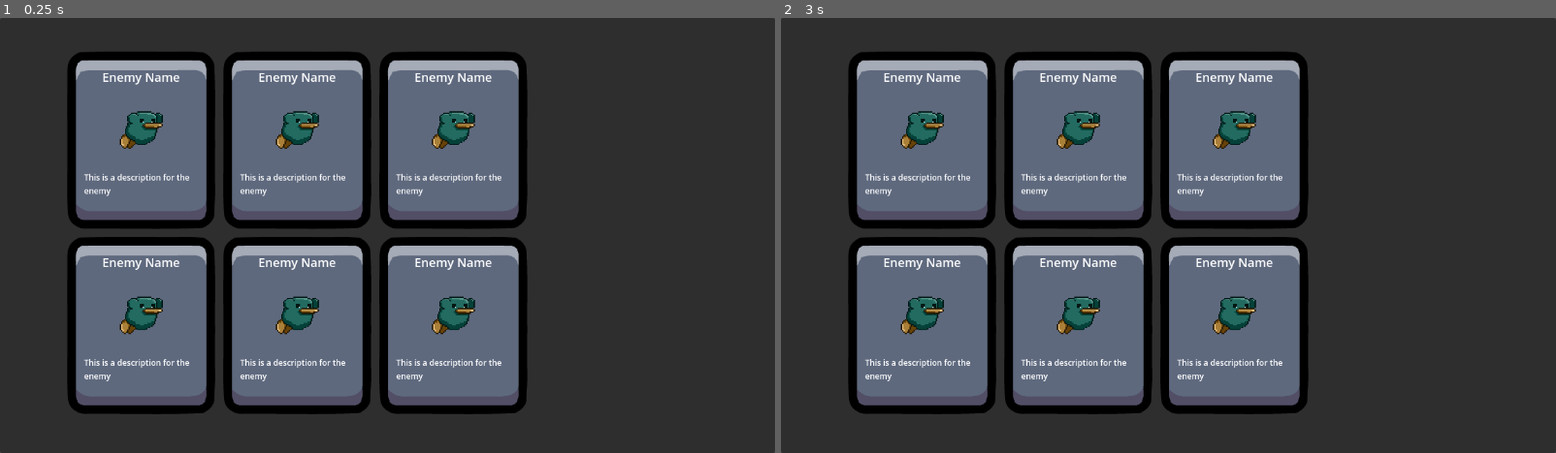
Above: before the commit, frames 1-2 (left to right).
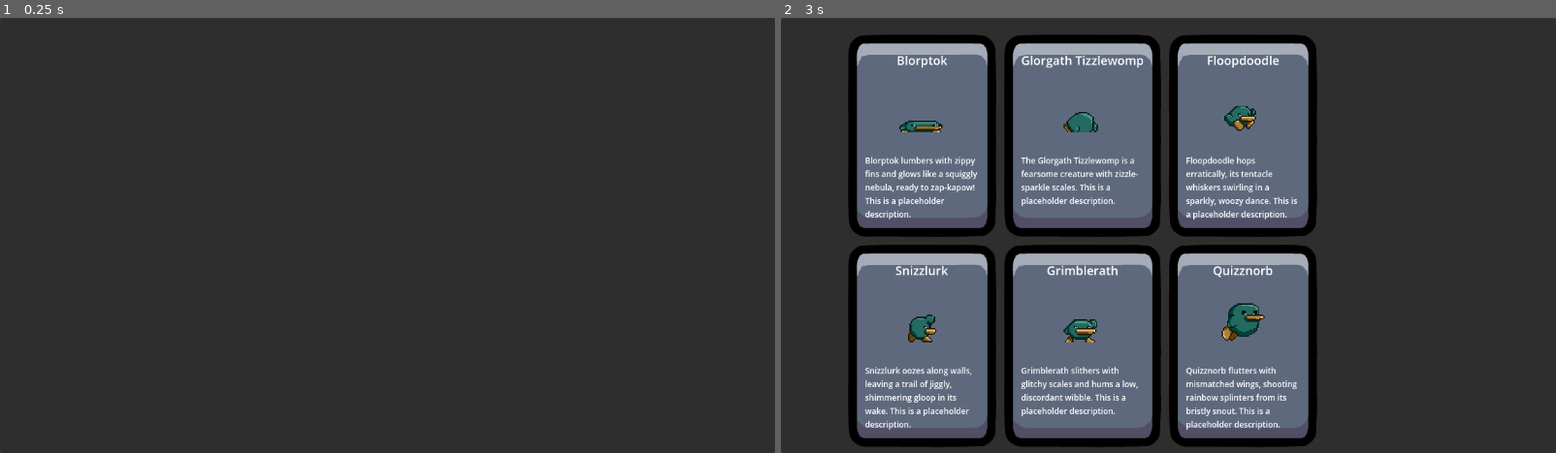
Above: after the commit, the same moments.

Repository: wildkind-gg/godot-wild-jam_68
Game: Godot game, scene res://Scenes/bounty_board/bounty_board.tscn
Two runs of this game, one before a commit and one after it. Both use one fixed random seed, a clock stepped at 60 frames per second and the inputs below. This scene is started directly instead of the project's main scene.
Inputs (mouse positions are in pixels of both pictures, inside the frame that each line leads up to):
- Up to frame 1 (0.25 s): no input
- Up to frame 2 (3 s): click (920, 139) at 0.52 s; click (920, 139) at 1.27 s; click (920, 139) at 2.02 s; tap Enter at 2.75 s; hold Enter from 2.78 s (still down)

The runs differ from the first frame. In frame 1, 46% of the frame differs, in the area x 8-69%, y 7-92%; in frame 2, 27%.

Commit message:
Setting up initialziation/item generation for bounty board.

Diff:
--- /dev/null
+++ b/Resources/_temp_enemy_ui_data/_temp_enemy_1.tres
@@ -0,0 +1,10 @@
+[gd_resource type="Resource" script_class="EnemyUiData" load_steps=3 format=3 uid="uid://b4sumg3qubbsi"]
+
+[ext_resource type="Script" path="res://Resources/_temp_enemy_ui_data/enemy_ui_data.gd" id="1_rj56o"]
+[ext_resource type="Texture2D" uid="uid://do8esrbwgy37s" path="res://_Art/Player/DuckyV2/Ducky/Spritesheets/crouch.png" id="2_yefw8"]
+
+[resource]
+script = ExtResource("1_rj56o")
+display_name = "Blorptok"
+description = "Blorptok lumbers with zippy fins and glows like a squiggly nebula, ready to zap-kapow! This is a placeholder description."
+texture = ExtResource("2_yefw8")
--- /dev/null
+++ b/Resources/_temp_enemy_ui_data/_temp_enemy_2.tres
@@ -0,0 +1,10 @@
+[gd_resource type="Resource" script_class="EnemyUiData" load_steps=3 format=3 uid="uid://s40jhcf5nrww"]
+
+[ext_resource type="Script" path="res://Resources/_temp_enemy_ui_data/enemy_ui_data.gd" id="1_8mykb"]
+[ext_resource type="Texture2D" uid="uid://dp65f5k3uirbg" path="res://_Art/Player/DuckyV2/Ducky/Spritesheets/death.png" id="2_rojjl"]
+
+[resource]
+script = ExtResource("1_8mykb")
+display_name = "Glorgath Tizzlewomp"
+description = "The Glorgath Tizzlewomp is a fearsome creature with zizzle-sparkle scales. This is a placeholder description."
+texture = ExtResource("2_rojjl")
--- /dev/null
+++ b/Resources/_temp_enemy_ui_data/_temp_enemy_3.tres
@@ -0,0 +1,10 @@
+[gd_resource type="Resource" script_class="EnemyUiData" load_steps=3 format=3 uid="uid://bv4xdj2kxhs2d"]
+
+[ext_resource type="Script" path="res://Resources/_temp_enemy_ui_data/enemy_ui_data.gd" id="1_35qld"]
+[ext_resource type="Texture2D" uid="uid://byig6s3eorqmh" path="res://_Art/Player/DuckyV2/Ducky/Spritesheets/fall.png" id="2_ljj8e"]
+
+[resource]
+script = ExtResource("1_35qld")
+display_name = "Floopdoodle"
+description = "Floopdoodle hops erratically, its tentacle whiskers swirling in a sparkly, woozy dance. This is a placeholder description."
+texture = ExtResource("2_ljj8e")
--- /dev/null
+++ b/Resources/_temp_enemy_ui_data/_temp_enemy_4.tres
@@ -0,0 +1,10 @@
+[gd_resource type="Resource" script_class="EnemyUiData" load_steps=3 format=3 uid="uid://b61apavd5onbh"]
+
+[ext_resource type="Script" path="res://Resources/_temp_enemy_ui_data/enemy_ui_data.gd" id="1_43per"]
+[ext_resource type="Texture2D" uid="uid://d06k2hehy8rhg" path="res://_Art/Player/DuckyV2/Ducky/Spritesheets/ledge_grab.png" id="2_teki6"]
+
+[resource]
+script = ExtResource("1_43per")
+display_name = "Snizzlurk"
+description = "Snizzlurk oozes along walls, leaving a trail of jiggly, shimmering gloop in its wake. This is a placeholder description."
+texture = ExtResource("2_teki6")
--- /dev/null
+++ b/Resources/_temp_enemy_ui_data/_temp_enemy_5.tres
@@ -0,0 +1,10 @@
+[gd_resource type="Resource" script_class="EnemyUiData" load_steps=3 format=3 uid="uid://blgtiphlw148o"]
+
+[ext_resource type="Script" path="res://Resources/_temp_enemy_ui_data/enemy_ui_data.gd" id="1_c70nv"]
+[ext_resource type="Texture2D" uid="uid://jga8tt2k85mm" path="res://_Art/Player/DuckyV2/Ducky/Spritesheets/shield.png" id="2_grr1l"]
+
+[resource]
+script = ExtResource("1_c70nv")
+display_name = "Grimblerath"
+description = "Grimblerath slithers with glitchy scales and hums a low, discordant wibble. This is a placeholder description."
+texture = ExtResource("2_grr1l")
--- /dev/null
+++ b/Resources/_temp_enemy_ui_data/_temp_enemy_6.tres
@@ -0,0 +1,10 @@
+[gd_resource type="Resource" script_class="EnemyUiData" load_steps=3 format=3 uid="uid://c5u60b0ge0evc"]
+
+[ext_resource type="Script" path="res://Resources/_temp_enemy_ui_data/enemy_ui_data.gd" id="1_qaxf6"]
+[ext_resource type="Texture2D" uid="uid://cv0lbmugplxnk" path="res://_Art/Player/DuckyV2/Ducky/Spritesheets/multi_jump.png" id="2_qhrh8"]
+
+[resource]
+script = ExtResource("1_qaxf6")
+display_name = "Quizznorb"
+description = "Quizznorb flutters with mismatched wings, shooting rainbow splinters from its bristly snout. This is a placeholder description."
+texture = ExtResource("2_qhrh8")
--- /dev/null
+++ b/Resources/_temp_enemy_ui_data/enemy_ui_data.gd
@@ -0,0 +1,10 @@
+# This resource is a placeholder until we create a better enemy data structure
+# I am using this now to get the bounty board working without needing to mess
+# with any of the enemy code and creating unnecessary conflicts
+
+class_name  EnemyUiData
+extends Resource
+
+@export var display_name : String
+@export_multiline var description : String
+@export var texture : Texture
--- a/Scenes/bounty_board/bounty_board.tscn
+++ b/Scenes/bounty_board/bounty_board.tscn
@@ -1,10 +1,16 @@
-[gd_scene load_steps=3 format=3 uid="uid://bih7xps8v4bbc"]
+[gd_scene load_steps=8 format=3 uid="uid://bih7xps8v4bbc"]
 
 [ext_resource type="Script" path="res://Scripts/bounty_board.gd" id="1_7nv2g"]
-[ext_resource type="PackedScene" uid="uid://dq7qs7xy6a7dk" path="res://Scenes/bounty_board/bounty_item.tscn" id="2_tv8iq"]
+[ext_resource type="Resource" uid="uid://b4sumg3qubbsi" path="res://Resources/_temp_enemy_ui_data/_temp_enemy_1.tres" id="2_rgbeu"]
+[ext_resource type="Resource" uid="uid://s40jhcf5nrww" path="res://Resources/_temp_enemy_ui_data/_temp_enemy_2.tres" id="3_4daup"]
+[ext_resource type="Resource" uid="uid://bv4xdj2kxhs2d" path="res://Resources/_temp_enemy_ui_data/_temp_enemy_3.tres" id="4_y74kg"]
+[ext_resource type="Resource" uid="uid://b61apavd5onbh" path="res://Resources/_temp_enemy_ui_data/_temp_enemy_4.tres" id="5_vjoiw"]
+[ext_resource type="Resource" uid="uid://blgtiphlw148o" path="res://Resources/_temp_enemy_ui_data/_temp_enemy_5.tres" id="6_u3uqs"]
+[ext_resource type="Resource" uid="uid://c5u60b0ge0evc" path="res://Resources/_temp_enemy_ui_data/_temp_enemy_6.tres" id="7_h2yqb"]
 
 [node name="BountyBoard" type="Node2D"]
 script = ExtResource("1_7nv2g")
+_temp_enemy_data = Array[Resource("res://Resources/_temp_enemy_ui_data/enemy_ui_data.gd")]([ExtResource("2_rgbeu"), ExtResource("3_4daup"), ExtResource("4_y74kg"), ExtResource("5_vjoiw"), ExtResource("6_u3uqs"), ExtResource("7_h2yqb")])
 
 [node name="CanvasLayer" type="CanvasLayer" parent="."]
 
@@ -18,27 +24,9 @@
 [node name="GridContainer" type="GridContainer" parent="CanvasLayer/Panel"]
 layout_mode = 0
 offset_left = 100.0
-offset_top = 50.0
+offset_top = 25.0
 offset_right = 784.0
-offset_bottom = 590.0
+offset_bottom = 565.0
 theme_override_constants/h_separation = 12
 theme_override_constants/v_separation = 12
 columns = 3
-
-[node name="BountyItem" parent="CanvasLayer/Panel/GridContainer" instance=ExtResource("2_tv8iq")]
-layout_mode = 2
-
-[node name="BountyItem2" parent="CanvasLayer/Panel/GridContainer" instance=ExtResource("2_tv8iq")]
-layout_mode = 2
-
-[node name="BountyItem3" parent="CanvasLayer/Panel/GridContainer" instance=ExtResource("2_tv8iq")]
-layout_mode = 2
-
-[node name="BountyItem4" parent="CanvasLayer/Panel/GridContainer" instance=ExtResource("2_tv8iq")]
-layout_mode = 2
-
-[node name="BountyItem5" parent="CanvasLayer/Panel/GridContainer" instance=ExtResource("2_tv8iq")]
-layout_mode = 2
-
-[node name="BountyItem6" parent="CanvasLayer/Panel/GridContainer" instance=ExtResource("2_tv8iq")]
-layout_mode = 2
--- a/Scenes/bounty_board/bounty_item.tscn
+++ b/Scenes/bounty_board/bounty_item.tscn
@@ -1,7 +1,7 @@
 [gd_scene load_steps=3 format=3 uid="uid://dq7qs7xy6a7dk"]
 
 [ext_resource type="StyleBox" uid="uid://bigsvjwr6xmts" path="res://Resources/ui_themes/bounty_item_texture.tres" id="1_o5wx5"]
-[ext_resource type="Texture2D" uid="uid://si4gq0ukpwff" path="res://_Art/Player/DuckyV2/Ducky/Spritesheets/floating_fall.png" id="2_gnewe"]
+[ext_resource type="Texture2D" uid="uid://do8esrbwgy37s" path="res://_Art/Player/DuckyV2/Ducky/Spritesheets/crouch.png" id="2_eouqg"]
 
 [node name="BountyItem" type="PanelContainer"]
 custom_minimum_size = Vector2(220, 260)
@@ -34,7 +34,7 @@
 layout_mode = 2
 size_flags_horizontal = 4
 size_flags_vertical = 4
-texture = ExtResource("2_gnewe")
+texture = ExtResource("2_eouqg")
 expand_mode = 1
 stretch_mode = 5
 
--- a/Scripts/bounty_board.gd
+++ b/Scripts/bounty_board.gd
@@ -1,13 +1,71 @@
 extends Node2D
 
-# Initialize
-func Initialize():
-	pass
+# References
+@onready var bounty_item_prefab = preload("res://Scenes/bounty_board/bounty_item.tscn")
+@onready var grid_container = $CanvasLayer/Panel/GridContainer
 
-# OnShow
-func OnShow():
-	pass
+# Constants
+const DEFAULT_DISPLAY_NAME : String = "Missing Name"
+const DEFAULT_DESCRIPTION : String = "Missing Description"
+const DEFAULT_TEXTURE : Texture = preload("res://Resources/_temp_ui_sprites/missing_texture.png")
 
-# OnHide
-func OnHide():
-	pass
+# TODO: Remove this variable once we have full enemy data structure setup
+@export var _temp_enemy_data : Array[EnemyUiData]
+
+# Variables
+@export var has_debugs : bool = true
+var is_initialzied : bool = false
+
+# Build a bounty item from specific data
+func create_bounty_item(ui_data : EnemyUiData):
+	# Get values or use defaults if there is no value set
+	var display_name : String = ui_data.display_name if ui_data.display_name != null else DEFAULT_DISPLAY_NAME
+	var description : String = ui_data.description if ui_data.description != null else DEFAULT_DESCRIPTION
+	var texture : Texture = ui_data.texture if ui_data.texture != null else DEFAULT_TEXTURE
+
+	# DEBUG
+	if has_debugs:
+		print("[Creating Item] Display Name: " + display_name)
+
+	# Insatantiate bounty item ui
+	var new_bounty_item = bounty_item_prefab.instantiate()
+
+	# Get child nodes
+	var name_text = new_bounty_item.find_child("NameText")
+	var description_text = new_bounty_item.find_child("DescriptionText")
+	var enemy_texture = new_bounty_item.find_child("EnemyTexture")
+
+	# Set values of new ui item
+	name_text.text = display_name
+	description_text.text = description
+	enemy_texture.texture = texture
+
+	# Add to grid
+	grid_container.add_child(new_bounty_item)
+
+
+# Build the bounty board from enemy ui data
+func initialize_board(enemy_data : Array[EnemyUiData]):
+	# Make sure we only initialize once
+	if is_initialzied:
+		return
+	else:
+		is_initialzied = true
+
+	# DEBUG
+	if has_debugs:
+		print("[Initializing Board]")
+
+	# Create each item from passed data
+	for ui_data in enemy_data:
+		create_bounty_item(ui_data)
+
+
+func _process(delta):
+	# TODO: This is temporary for testing initialization
+	if Input.is_key_pressed(KEY_ENTER):
+		initialize_board(_temp_enemy_data)
+
+		# DEBUG
+		if has_debugs:
+			print("Enter Pressed")
Binary file added: Resources/_temp_ui_sprites/missing_texture.png
Not shown, added: Resources/_temp_ui_sprites/missing_texture.png.import
